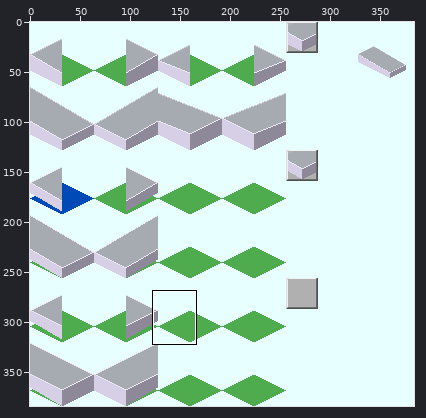
Two versions of one sprite sheet, Cublic/Join_Stair/Join_Stair_1-2-1.png. The first picture is a wide view before the edit; the outline marks the close-up.
Close-up. As it was:
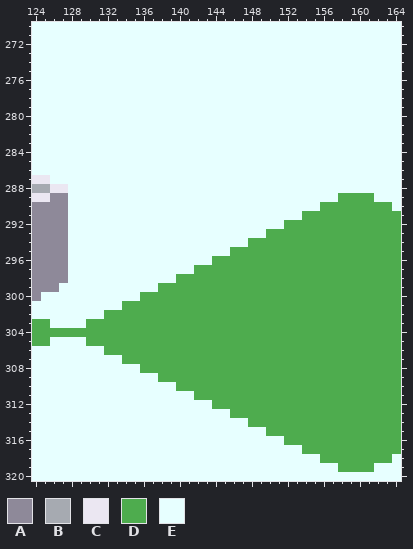
The file is 384x384 pixels. Shown: x 124..164, y 270..320. The commit also changed other parts of the picture, which this record leaves out.
Palette (. is transparent): A #8e8999  B #a6aab1  C #ebe7f2  D #4eac4e  E #e7ffff
Pixels before, first column x 124:
270 EEEEEEEEEEEEEEEEEEEEEEEEEEEEEEEEEEEEEEEEE
271 EEEEEEEEEEEEEEEEEEEEEEEEEEEEEEEEEEEEEEEEE
272 EEEEEEEEEEEEEEEEEEEEEEEEEEEEEEEEEEEEEEEEE
273 EEEEEEEEEEEEEEEEEEEEEEEEEEEEEEEEEEEEEEEEE
274 EEEEEEEEEEEEEEEEEEEEEEEEEEEEEEEEEEEEEEEEE
275 EEEEEEEEEEEEEEEEEEEEEEEEEEEEEEEEEEEEEEEEE
276 EEEEEEEEEEEEEEEEEEEEEEEEEEEEEEEEEEEEEEEEE
277 EEEEEEEEEEEEEEEEEEEEEEEEEEEEEEEEEEEEEEEEE
278 EEEEEEEEEEEEEEEEEEEEEEEEEEEEEEEEEEEEEEEEE
279 EEEEEEEEEEEEEEEEEEEEEEEEEEEEEEEEEEEEEEEEE
280 EEEEEEEEEEEEEEEEEEEEEEEEEEEEEEEEEEEEEEEEE
281 EEEEEEEEEEEEEEEEEEEEEEEEEEEEEEEEEEEEEEEEE
282 EEEEEEEEEEEEEEEEEEEEEEEEEEEEEEEEEEEEEEEEE
283 EEEEEEEEEEEEEEEEEEEEEEEEEEEEEEEEEEEEEEEEE
284 EEEEEEEEEEEEEEEEEEEEEEEEEEEEEEEEEEEEEEEEE
285 EEEEEEEEEEEEEEEEEEEEEEEEEEEEEEEEEEEEEEEEE
286 EEEEEEEEEEEEEEEEEEEEEEEEEEEEEEEEEEEEEEEEE
287 CCEEEEEEEEEEEEEEEEEEEEEEEEEEEEEEEEEEEEEEE
288 BBCCEEEEEEEEEEEEEEEEEEEEEEEEEEEEEEEEEEEEE
289 CCAAEEEEEEEEEEEEEEEEEEEEEEEEEEEEEEDDDDEEE
290 AAAAEEEEEEEEEEEEEEEEEEEEEEEEEEEEDDDDDDDDE
291 AAAAEEEEEEEEEEEEEEEEEEEEEEEEEEDDDDDDDDDDD
292 AAAAEEEEEEEEEEEEEEEEEEEEEEEEDDDDDDDDDDDDD
293 AAAAEEEEEEEEEEEEEEEEEEEEEEDDDDDDDDDDDDDDD
294 AAAAEEEEEEEEEEEEEEEEEEEEDDDDDDDDDDDDDDDDD
295 AAAAEEEEEEEEEEEEEEEEEEDDDDDDDDDDDDDDDDDDD
296 AAAAEEEEEEEEEEEEEEEEDDDDDDDDDDDDDDDDDDDDD
297 AAAAEEEEEEEEEEEEEEDDDDDDDDDDDDDDDDDDDDDDD
298 AAAAEEEEEEEEEEEEDDDDDDDDDDDDDDDDDDDDDDDDD
299 AAAEEEEEEEEEEEDDDDDDDDDDDDDDDDDDDDDDDDDDD
300 AEEEEEEEEEEEDDDDDDDDDDDDDDDDDDDDDDDDDDDDD
301 EEEEEEEEEEDDDDDDDDDDDDDDDDDDDDDDDDDDDDDDD
302 EEEEEEEEDDDDDDDDDDDDDDDDDDDDDDDDDDDDDDDDD
303 DDEEEEDDDDDDDDDDDDDDDDDDDDDDDDDDDDDDDDDDD
304 DDDDDDDDDDDDDDDDDDDDDDDDDDDDDDDDDDDDDDDDD
305 DDEEEEDDDDDDDDDDDDDDDDDDDDDDDDDDDDDDDDDDD
306 EEEEEEEEDDDDDDDDDDDDDDDDDDDDDDDDDDDDDDDDD
307 EEEEEEEEEEDDDDDDDDDDDDDDDDDDDDDDDDDDDDDDD
308 EEEEEEEEEEEEDDDDDDDDDDDDDDDDDDDDDDDDDDDDD
309 EEEEEEEEEEEEEEDDDDDDDDDDDDDDDDDDDDDDDDDDD
310 EEEEEEEEEEEEEEEEDDDDDDDDDDDDDDDDDDDDDDDDD
311 EEEEEEEEEEEEEEEEEEDDDDDDDDDDDDDDDDDDDDDDD
312 EEEEEEEEEEEEEEEEEEEEDDDDDDDDDDDDDDDDDDDDD
313 EEEEEEEEEEEEEEEEEEEEEEDDDDDDDDDDDDDDDDDDD
314 EEEEEEEEEEEEEEEEEEEEEEEEDDDDDDDDDDDDDDDDD
315 EEEEEEEEEEEEEEEEEEEEEEEEEEDDDDDDDDDDDDDDD
316 EEEEEEEEEEEEEEEEEEEEEEEEEEEEDDDDDDDDDDDDD
317 EEEEEEEEEEEEEEEEEEEEEEEEEEEEEEDDDDDDDDDDD
318 EEEEEEEEEEEEEEEEEEEEEEEEEEEEEEEEDDDDDDDDE
319 EEEEEEEEEEEEEEEEEEEEEEEEEEEEEEEEEEDDDDEEE
320 EEEEEEEEEEEEEEEEEEEEEEEEEEEEEEEEEEEEEEEEE
After the commit:
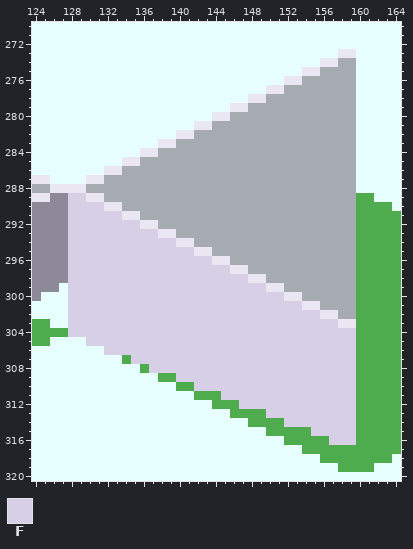
Colours new in this view: F #d7cfe6
Changes in this commit:
Changed rows in their new state; - is an unchanged pixel.
first column x 128:
273 ------------------------------CC
274 ----------------------------CCBB
275 --------------------------CCBBBB
276 ------------------------CCBBBBBB
277 ----------------------CCBBBBBBBB
278 --------------------CCBBBBBBBBBB
279 ------------------CCBBBBBBBBBBBB
280 ----------------CCBBBBBBBBBBBBBB
281 --------------CCBBBBBBBBBBBBBBBB
282 ------------CCBBBBBBBBBBBBBBBBBB
283 ----------CCBBBBBBBBBBBBBBBBBBBB
284 --------CCBBBBBBBBBBBBBBBBBBBBBB
285 ------CCBBBBBBBBBBBBBBBBBBBBBBBB
286 ----CCBBBBBBBBBBBBBBBBBBBBBBBBBB
287 --CCBBBBBBBBBBBBBBBBBBBBBBBBBBBB
288 CCBBBBBBBBBBBBBBBBBBBBBBBBBBBBBB
289 FFCCBBBBBBBBBBBBBBBBBBBBBBBBBBBB
290 FFFFCCBBBBBBBBBBBBBBBBBBBBBBBBBB
291 FFFFFFCCBBBBBBBBBBBBBBBBBBBBBBBB
292 FFFFFFFFCCBBBBBBBBBBBBBBBBBBBBBB
293 FFFFFFFFFFCCBBBBBBBBBBBBBBBBBBBB
294 FFFFFFFFFFFFCCBBBBBBBBBBBBBBBBBB
295 FFFFFFFFFFFFFFCCBBBBBBBBBBBBBBBB
296 FFFFFFFFFFFFFFFFCCBBBBBBBBBBBBBB
297 FFFFFFFFFFFFFFFFFFCCBBBBBBBBBBBB
298 FFFFFFFFFFFFFFFFFFFFCCBBBBBBBBBB
299 FFFFFFFFFFFFFFFFFFFFFFCCBBBBBBBB
300 FFFFFFFFFFFFFFFFFFFFFFFFCCBBBBBB
301 FFFFFFFFFFFFFFFFFFFFFFFFFFCCBBBB
302 FFFFFFFFFFFFFFFFFFFFFFFFFFFFCCBB
303 FFFFFFFFFFFFFFFFFFFFFFFFFFFFFFCC
304 FFFFFFFFFFFFFFFFFFFFFFFFFFFFFFFF
305 --FFFFFFFFFFFFFFFFFFFFFFFFFFFFFF
306 ----FFFFFFFFFFFFFFFFFFFFFFFFFFFF
307 -------FFFFFFFFFFFFFFFFFFFFFFFFF
308 ---------FFFFFFFFFFFFFFFFFFFFFFF
309 ------------FFFFFFFFFFFFFFFFFFFF
310 --------------FFFFFFFFFFFFFFFFFF
311 -----------------FFFFFFFFFFFFFFF
312 -------------------FFFFFFFFFFFFF
313 ----------------------FFFFFFFFFF
314 ------------------------FFFFFFFF
315 ---------------------------FFFFF
316 -----------------------------FFF
Where, in picture pixels (left, top, right, bottom), the same in both close-ups:
changed: (68, 49, 356, 445)
